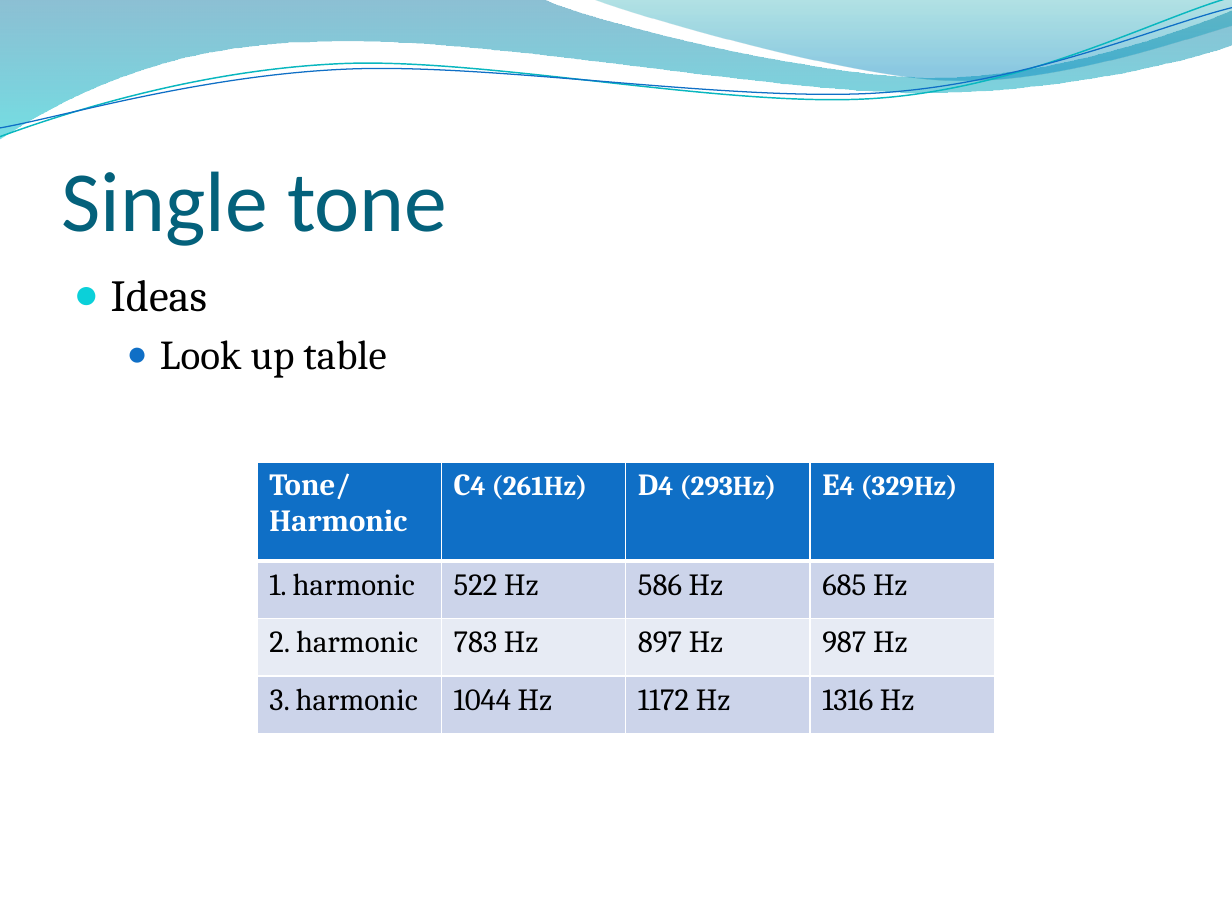
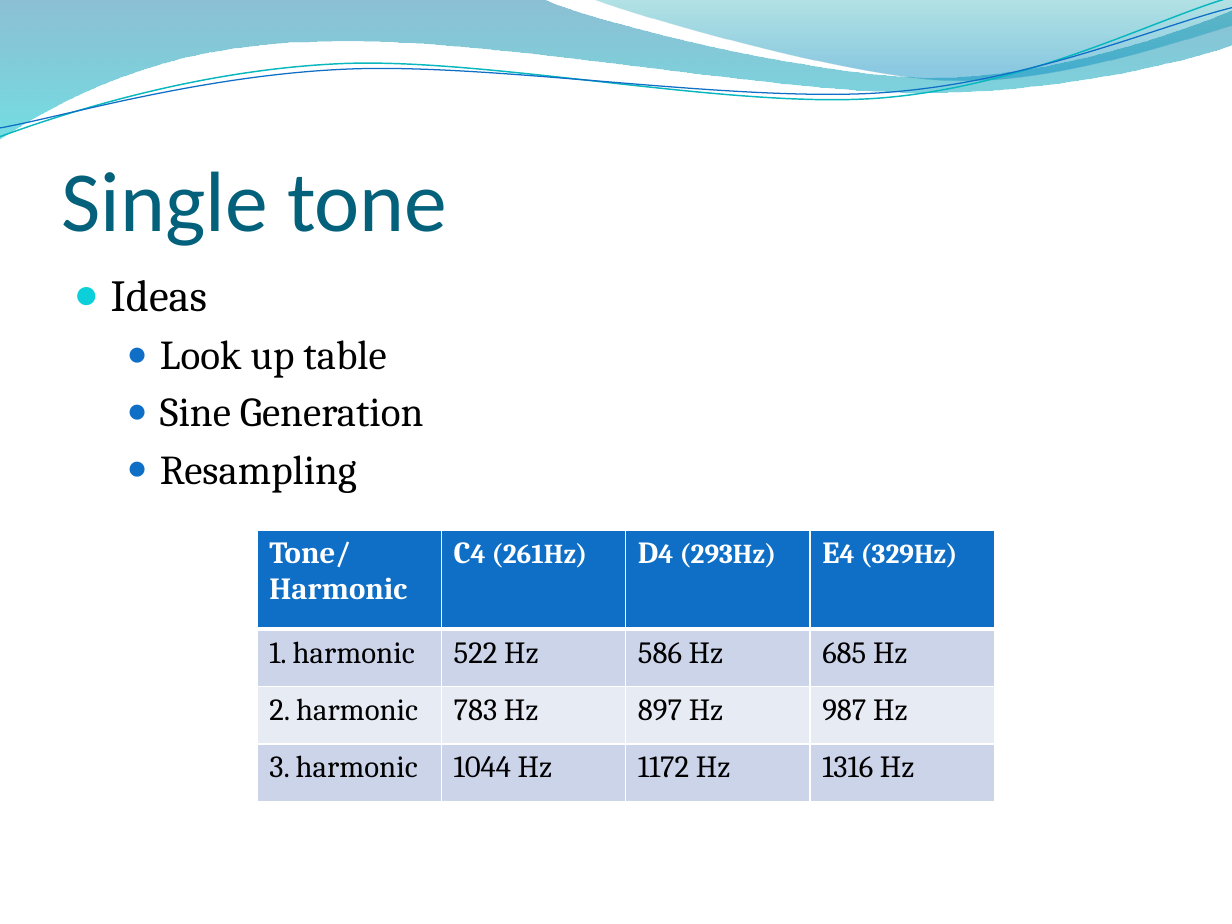
Before and after one commit to lsangild/ETISB, a slide deck: slide 10 of Presentation/LittleHelper.pptx. Drawn at 1232x924 pixels with LibreOffice and Linux fonts; fonts in the diff are those of the drawing; background and template pictures are left out. Boxes give left, top, right and bottom in pixels: in the first picture for what was removed or moved away, otherwise in the second. Text is boxed around its words. In the diff, an @@ line names an element or a change of style, - is before the commit and + after.

```diff
--- a/Presentation/LittleHelper.pptx
+++ b/Presentation/LittleHelper.pptx
@@ text at bbox=[160, 398, 424, 493]: paragraphs added @@
+  ● Sine Generation
+  ● Resampling
@@ table: place and size @@
-table at bbox=[257, 462, 997, 733]
+table at bbox=[257, 530, 997, 801]
```
Also in this commit, not shown: 2 other slides changed.
